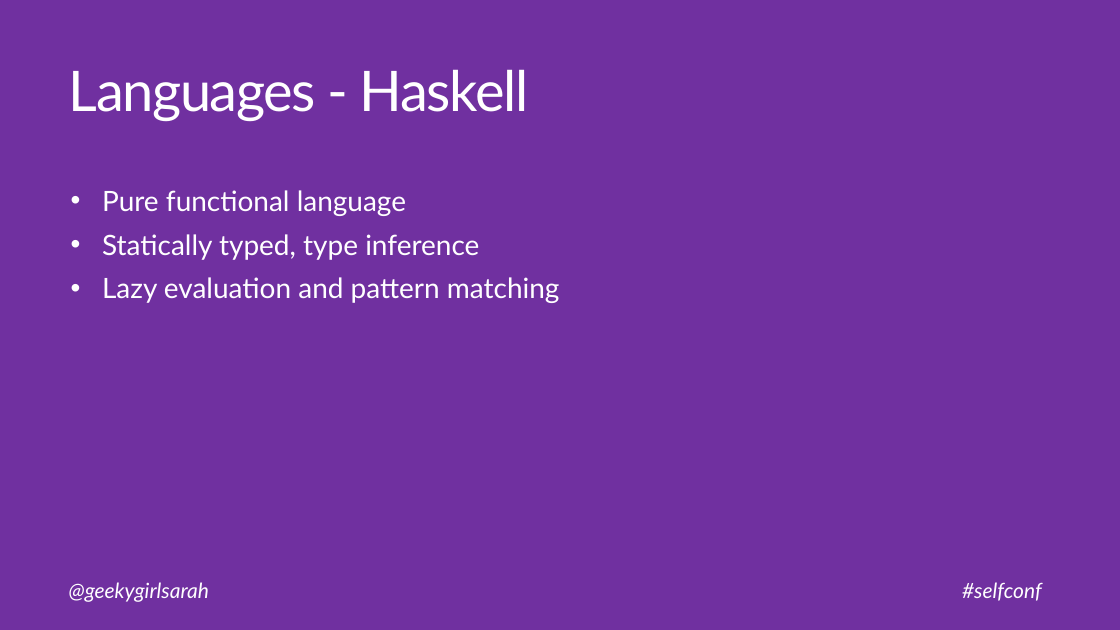
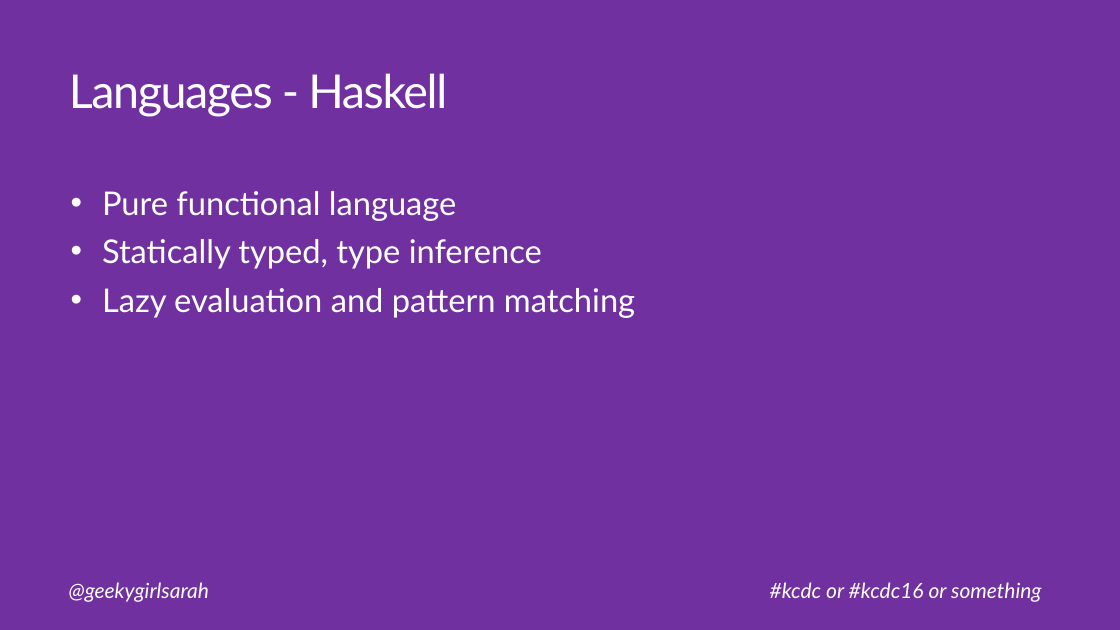
Before and after one commit to geekygirlsarah/talk-a_primer_on_functional_programming, a slide deck: slide 25 of A Primer on Functional Programming.pptx. Drawn at 1120x630 pixels with LibreOffice and Linux fonts; fonts in the diff are those of the drawing. Boxes give left, top, right and bottom in pixels: in the first picture for what was removed or moved away, otherwise in the second. Text is boxed around its words. In the diff, an @@ line names an element or a change of style, - is before the commit and + after.

```diff
--- a/A Primer on Functional Programming.pptx
+++ b/A Primer on Functional Programming.pptx
@@ title "Languages - Haskell" at (x1=69, y1=73, x2=447, y2=117): size 48 to 40 pt @@
@@ text "Pure functional language" at (x1=102, y1=191, x2=635, y2=318): size 24 to 28 pt @@
@@ text at (x1=770, y1=582, x2=1041, y2=602): text changed @@
-#selfconf
+#kcdc or #kcdc16 or something
```
Also in this commit, not shown: 29 other slides changed.
